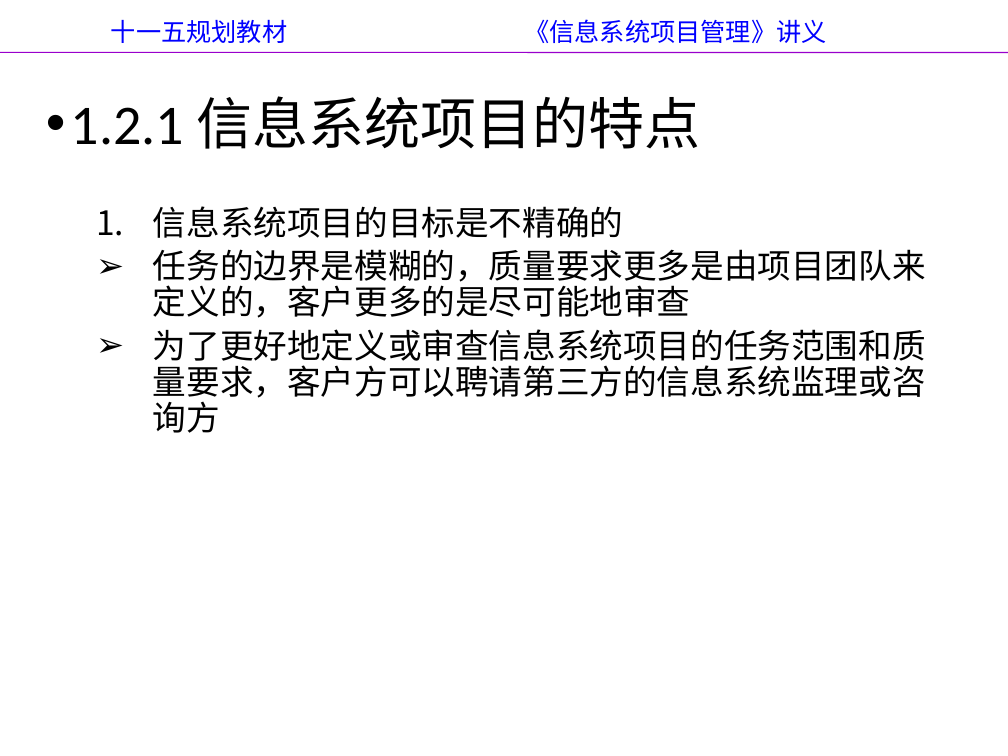
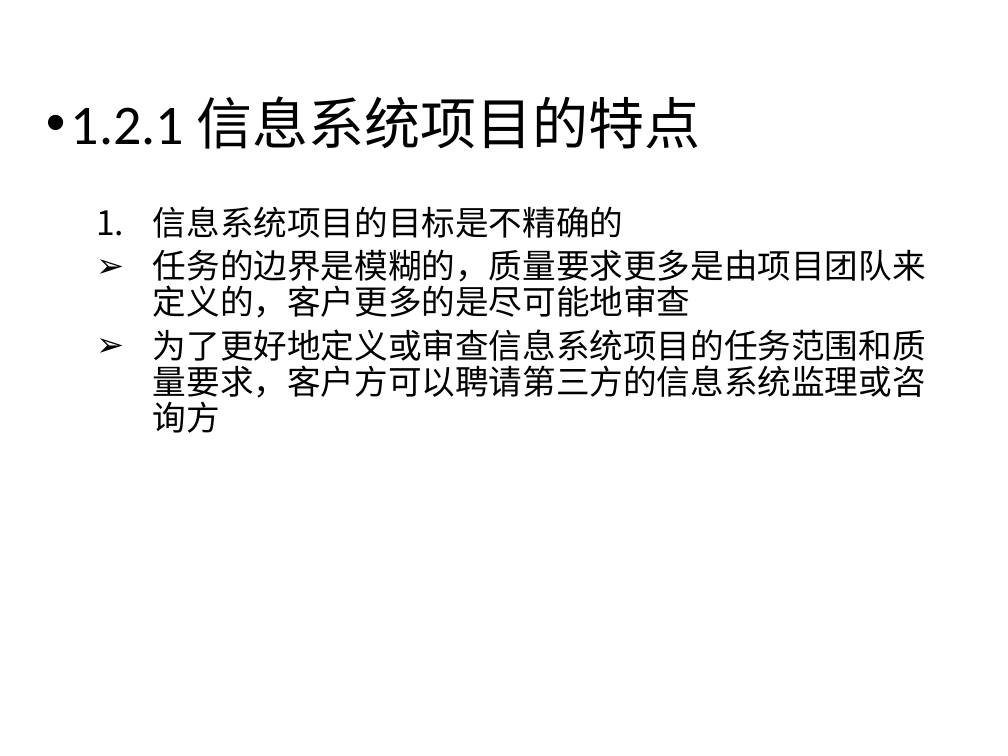
Before and after one commit to yanghui58/project_manager, a slide deck: slide 26 of 第1章 信息系统项目的特点与规划.pptx (slide 24 before the commit). Drawn at 1008x756 pixels with LibreOffice and Linux fonts; fonts in the diff are those of the drawing; background and template pictures are left out. Boxes give left, top, right and bottom in pixels: in the first picture for what was removed or moved away, otherwise in the second. Text is boxed around its words. In the diff, an @@ line names an element or a change of style, - is before the commit and + after.

```diff
--- a/第1章 信息系统项目的特点与规划.pptx
+++ b/第1章 信息系统项目的特点与规划.pptx
@@ title removed at <box>111,19,826,43</box> @@
-十一五规划教材 《信息系统项目管理》讲义
@@ line removed from (0, 52) to (1008, 52) @@
```
Also in this commit, not shown: 16 other slides changed, 2 slides added, 1 other file.
